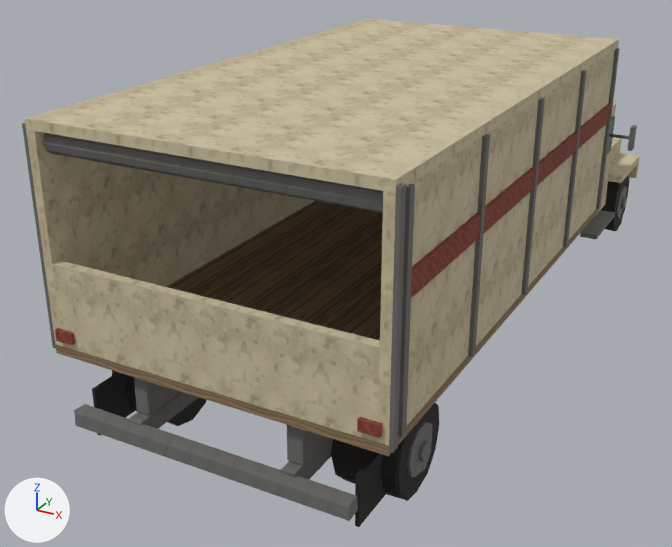
What one commit did to the glTF model blender/exports/rustic/box_truck.glb.
Before and after are seen from a 50 mm camera at (3.75, -8.76, 4.57) aimed at (-0.65, -0.75, 0.56). Arrows for +X, +Y and +Z are at lower left; the lights stay in place. The first picture is the older version. Where no turn or scale is listed for an object, it has been applied to the vertices. Vertices at exactly the same position are counted once.

Script lines for the objects in view, before the commit:
```python
ob_boxtruck = bpy.data.objects.new('BoxTruck', me_boxtruck)
ob_boxtruck.location = (0.0, 0.0, 0.0)
ob_tailgate = bpy.data.objects.new('Tailgate', me_tailgate)
ob_tailgate.location = (0.0, -3.9, 0.98)
ob_wheel_r1 = bpy.data.objects.new('Wheel_R1', me_wheel_r1)
ob_wheel_r1.location = (1.25, 3.51, 0.41)
ob_wheel_r2 = bpy.data.objects.new('Wheel_R2', me_wheel_r2)
ob_wheel_r2.location = (1.13, -3.11, 0.41)
# also in view: 'Wheel_L2' at (-1.13, -3.11, 0.4)
```
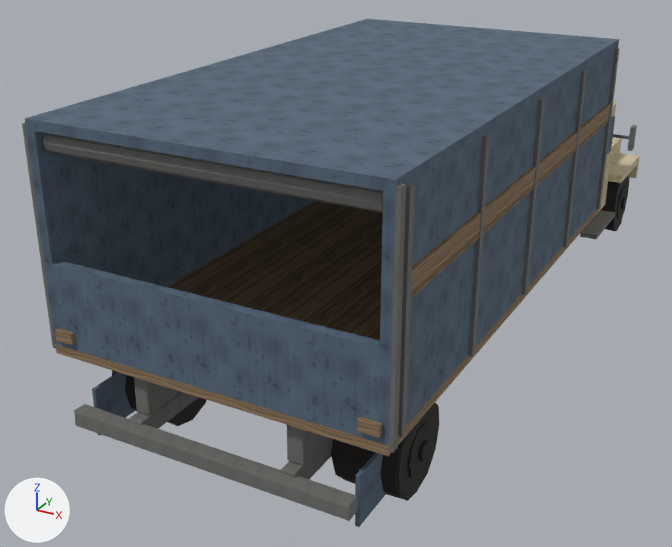
Diff of the bpy script that builds the scene:
```diff
--- a/blender/exports/rustic/box_truck.glb.py
+++ b/blender/exports/rustic/box_truck.glb.py
@@ img_rustic_paint_blue @@
+img_rustic_paint_blue = load_image('rustic_paint_blue', '_unpacked/rustic_paint_blue', 128, 128, 'sRGB')
@@ mat_rustic_paint_blue @@
+mat_rustic_paint_blue = principled_material('rustic_paint_blue')
+mat_rustic_paint_blue.texture = img_rustic_paint_blue
+mat_rustic_paint_blue.roughness = 0.9
@@ me_boxtruck @@
 me_boxtruck.from_pydata(...)  # 936 vertices, 1636 faces; spans x -1.55..1.55, y -4.08..4.16, z 0.14..2.86
 # used by ob_boxtruck; location = (0.0, 0.0, 0.0)
+# me_boxtruck part 1: the loose piece of 8 vertices spanning x -0.74..0.74, y 3.99..4.05, z 0.6..1.07 is scaled about its middle by (1.75, 0.75, 0.21), then moved by (0.0, -7.98, 0.26)
+# me_boxtruck part 2: the loose piece of 8 vertices spanning x -1.51..1.51, y -3.95..1.6, z 0.9..0.98 is scaled about its middle by (0.944, 1, 21.3), then moved by (0.0, 0.0, 0.94)
+# me_boxtruck part 3: the loose piece of 8 vertices spanning x -1.54..-1.51, y -3.78..1.43, z 1.99..2.19 is scaled about its middle by (108, 1.06, 0.429), then moved by (1.53, 0.0, 0.72)
+# me_boxtruck part 4: the loose piece of 8 vertices spanning x -1.46..-1.29, y -3.98..-3.94, z 1.04..1.14 is scaled about its middle by (0.2, 10.7, 4.57), then moved by (0.14, 0.32, -0.73)
+# me_boxtruck part 5: 92 of 936 vertices moved; they spanned x -1.51..1.54, y -3.98..3.03, z 0.14..2.86 and now span x -1.54..1.54, y -3.98..4.05, z 0.14..2.77; mean shift (-0.14, 0.67, -0.1); largest move (-1.22, -3.86, 0.59) -> (-0.73, 3.99, 1.06)
+# me_boxtruck part 6: 26 faces spanning x -1.51..1.54, y -3.95..1.6, z 0.9..2.19 switch from mat_rustic_paint_cream (picture img_rustic_paint_cream) to mat_rustic_handle (picture img_rustic_handle)
+# me_boxtruck part 7: 36 faces spanning x -1.51..1.51, y -3.95..1.6, z 0.14..2.86 switch from mat_rustic_paint_red (picture img_rustic_paint_red) to mat_rustic_paint_blue (picture img_rustic_paint_blue)
 me_boxtruck.materials.append(mat_rustic_metal)
-me_boxtruck.materials.append(mat_tire)  # black #211f1c
-me_boxtruck.materials.append(mat_glass)  # dark cyan #334247
@@ me_tailgate @@
 me_tailgate.from_pydata(...)  # 8 vertices, 12 faces; spans x -1.43..1.43, y -0.04..0.04, z 0.0..0.73
-me_tailgate.materials.append(mat_rustic_paint_cream)  # picture img_rustic_paint_cream
+me_tailgate.materials.append(mat_rustic_paint_blue)  # picture img_rustic_paint_blue
@@ me_wheel_r2 @@
 me_wheel_r2.from_pydata(...)  # 176 vertices, 336 faces; spans x -0.313..0.313, y -0.414..0.414, z -0.417..0.417
 # used by ob_wheel_r2; location = (1.13, -3.11, 0.41)
+# me_wheel_r2 part 8: 56 faces spanning x -0.071..0.313, y -0.226..0.227, z -0.221..0.219 switch from mat_rustic_metal (picture img_rustic_metal) to mat_tire (black #211f1c)
```

Changed parts and their boxes [x1, y1, x2, y2] in the pictures (672 x 547 px; the box of a moved part takes in the faces that stretch with it):
'Tailgate', recoloured (beige to blue)
    both: [52, 261, 380, 442]
part 1 of me_boxtruck, moved or reshaped (not visible before)
    after: [55, 328, 382, 438]
part 2 of me_boxtruck, moved or reshaped
    before: [55, 201, 599, 456]
    after: [26, 130, 396, 446]
part 3 of me_boxtruck, moved or reshaped (not visible before)
    after: [25, 19, 619, 193]
part 4 of me_boxtruck, moved or reshaped
    before: [55, 328, 75, 345]
    after: [92, 372, 135, 436]
part 5 of me_boxtruck, moved or reshaped
    before: [25, 19, 619, 527]
    after: [379, 50, 615, 438]
part 6 of me_boxtruck, recoloured
    before: [26, 50, 615, 446]
    after: [55, 104, 611, 455]
part 7 of me_boxtruck, recoloured
    before: [55, 328, 382, 438]
    after: [25, 19, 619, 527]
part 8 of me_wheel_r2, recoloured (darker)
    both: [407, 422, 433, 477]
